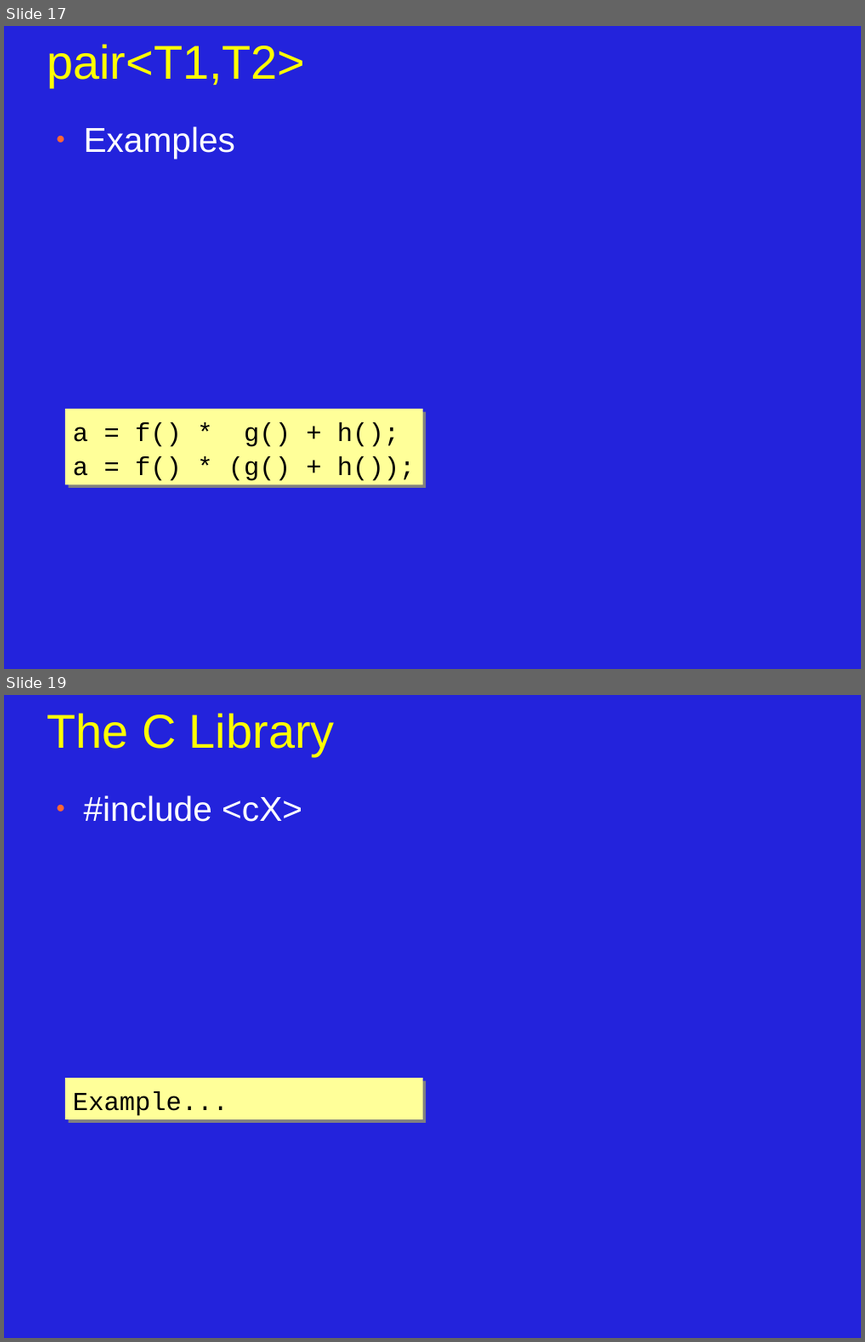
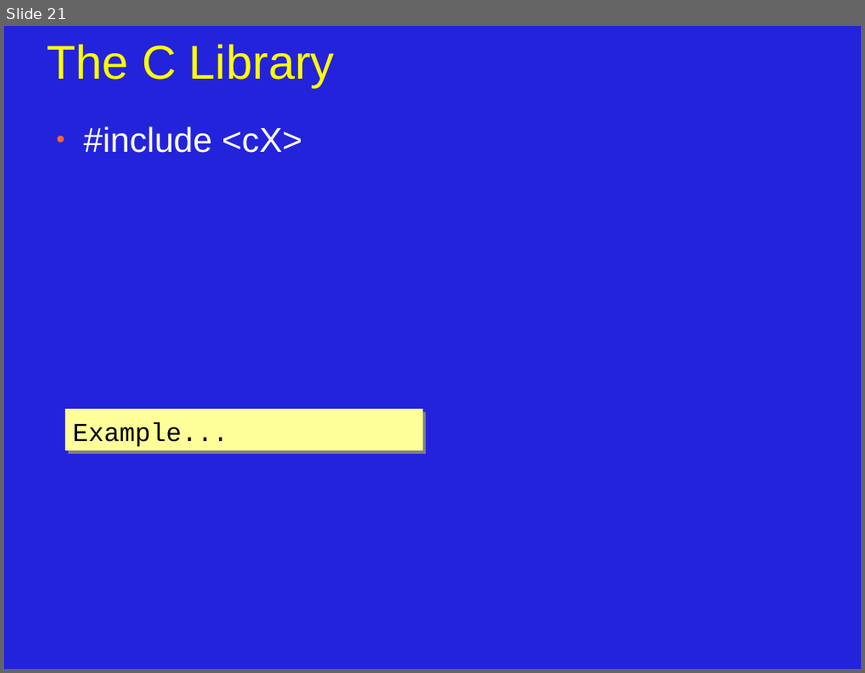
Before and after one commit to JonJagger/two-day-courses, a slide deck: cppf/07_Standard_Libraries.odp. Shown one above the other, each under a label of ours: slides 17 and 19 before the commit, slide 21 after it; the slides between them are not shown. The pictures are 865x1342 and 865x673 pixels, drawn with LibreOffice and Linux fonts; fonts in the diff are those of the drawing. Boxes give left, top, right and bottom in pixels: in the first picture for what was removed or moved away, otherwise in the second. Text is boxed around its words. In the diff, an @@ line names an element or a change of style, - is before the commit and + after.

```diff
--- a/cppf/07_Standard_Libraries.odp
+++ b/cppf/07_Standard_Libraries.odp
@@ slide 17 removed at (4,26,861,669), background #2323DC @@
@@ title removed at (46,44,305,87) @@
-pair<T1,T2>
@@ text removed at (84,126,235,159) @@
-● Examples
@@ rectangle removed at (65,408,423,485) @@
-a = f() * g() + h();
-a = f() * (g() + h());
@@ what was slide 19 is now slide 21 @@
```
Also in this commit, not shown: 4 slides added, 1 other slide removed.
